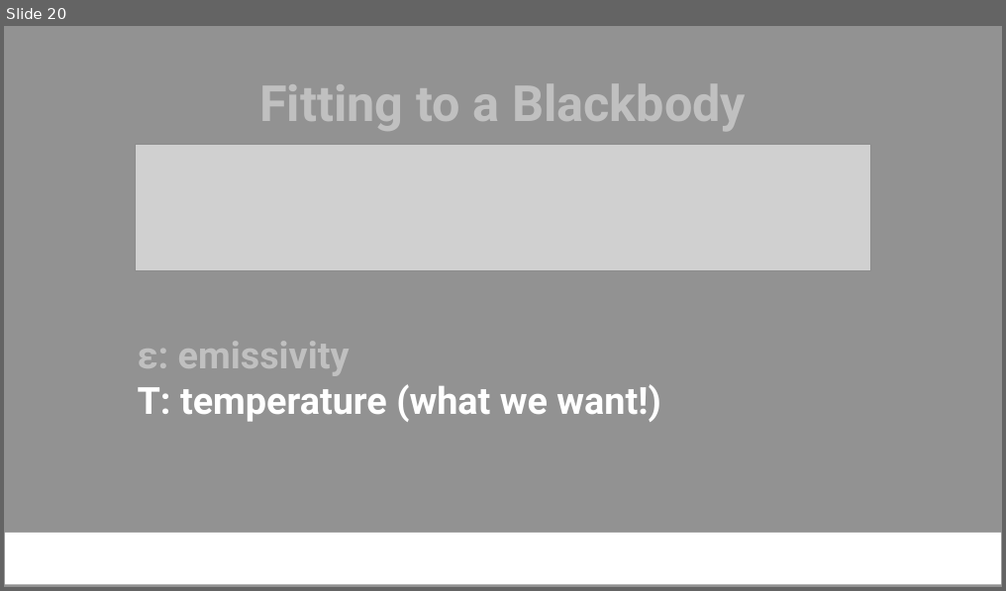
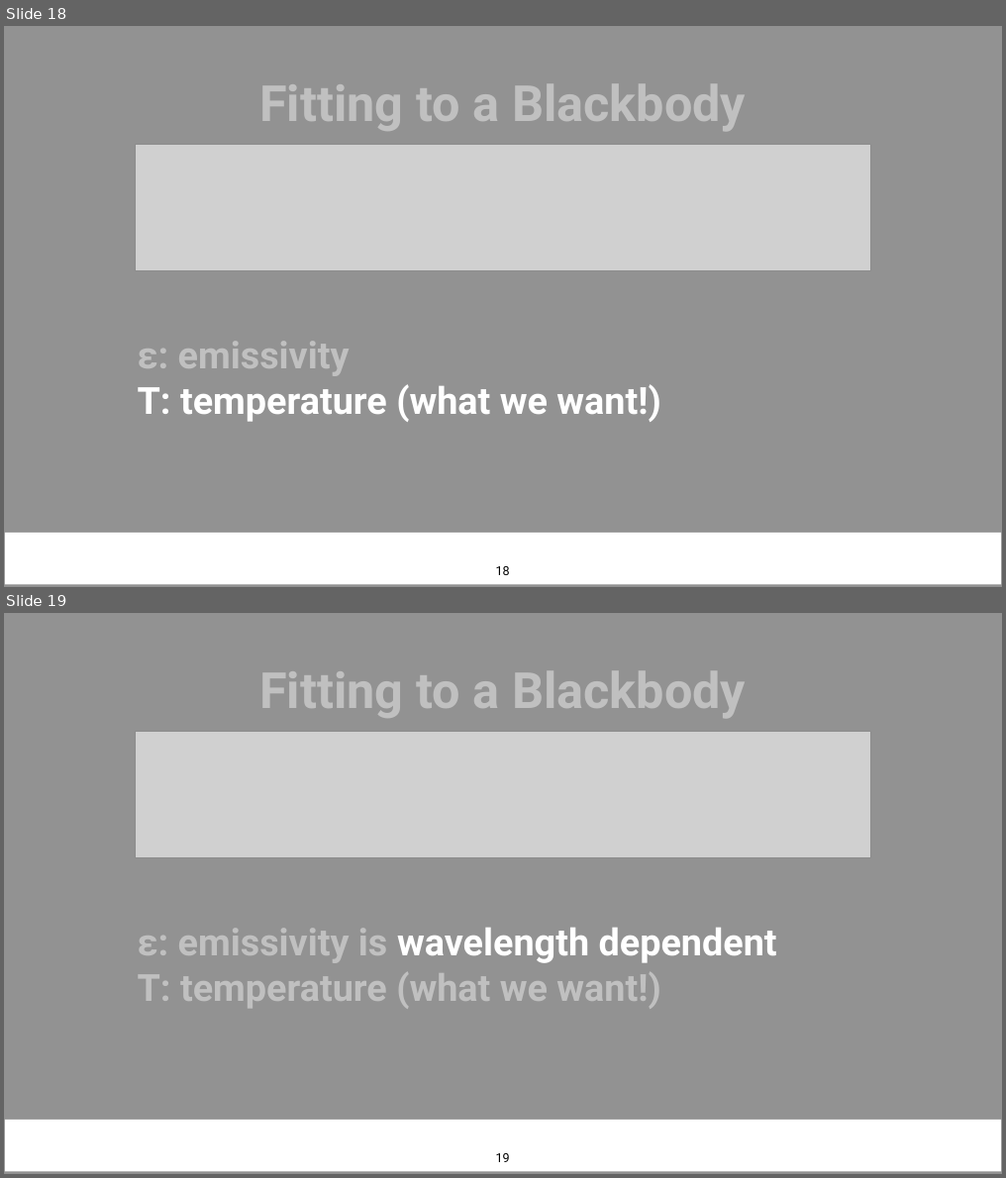
Before and after one commit to NamanJParikh/reu2024-hyperspectral-camera, a slide deck: presentation/REU Presentation (2024) template.pptx. Shown one above the other, each under a label of ours: slide 20 before the commit, slides 18 and 19 after it. The pictures are 1006x591 and 1006x1178 pixels, drawn with LibreOffice and Linux fonts; fonts in the diff are those of the drawing; grey boxes stand for pictures; background and template pictures are left out. Boxes give left, top, right and bottom in pixels: in the first picture for what was removed or moved away, otherwise in the second. Text is boxed around its words. In the diff, an @@ line names an element or a change of style, - is before the commit and + after.

Commit message:
Made emissivity model slides

```diff
--- a/presentation/REU Presentation (2024) template.pptx
+++ b/presentation/REU Presentation (2024) template.pptx
@@ slide 19 added at (4, 613, 1002, 1174), background #929292; not listed: 1 template element that a slide beside it also shows @@
@@ text added at (259, 671, 746, 718), 96 pt, text #C0C0C0, bold @@
+Fitting to a Blackbody
@@ picture added at (136, 731, 870, 859) @@
@@ text added at (138, 928, 777, 1009), 72 pt, text #C0C0C0, bold @@
+ε: emissivity is wavelength dependent
+T: temperature (what we want!)
@@ page number added at (496, 1154, 510, 1162), 24 pt, text #000000 @@
+19
@@ what was slide 20 is now slide 18 @@
@@ slide 18 changed as well @@
@@ page number added at (496, 567, 510, 575), 24 pt, text #000000 @@
+18
```
Also in this commit, not shown: 17 other slides changed, 5 other slides added, 3 slides removed.
